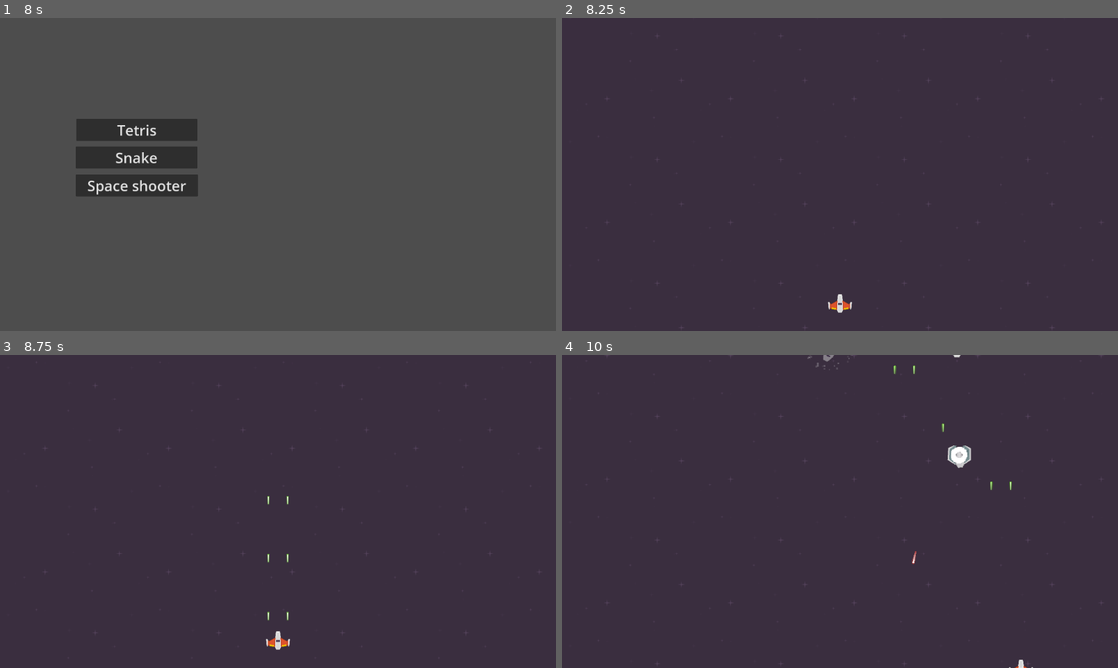
Above: before the commit, frames 1-4 (two rows, left to right).
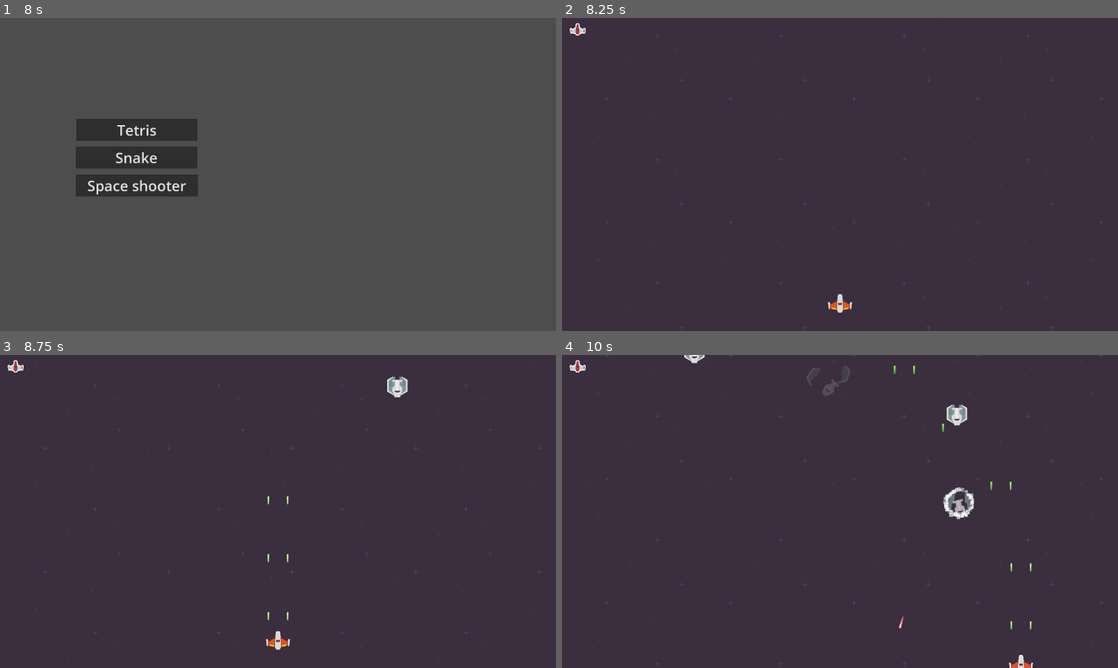
Above: after the commit, the same moments.

Repository: seriousdev-gh/godot_simple_games
Game: Godot game, scene res://scenes/game_selection.tscn
The game is run twice, just before and just after one commit, with the same random seed, the same clock (stepped at 60 frames per second) and the same inputs.
Inputs:
- Up to frame 1 (8 s): click "Tetris" at 0.5 s; click "Restart" at 1.25 s; click "Restart" at 2 s; click "Restart" at 2.75 s; click "Menu" at 3.5 s; click "Snake" at 4.25 s; click "Restart" at 5 s; click "Restart" at 5.75 s; click "Restart" at 6.5 s; click "Menu" at 7.25 s
- Up to frame 2 (8.25 s): click "Space shooter" at 8 s
- Up to frame 3 (8.75 s): no input
- Up to frame 4 (10 s): hold D (right) 8.78-9.53 s; tap Space (rotate) at 8.85, 9.6 s; hold Down (down) from 9.53 s (still down)

Frame 1 is identical in both runs. In frame 2, less than 0.1% of the frame differs, in the area x 1-5%, y 1-6%; in frame 3, 0.3%; in frame 4, 1.2%, in the area x 1-85%, y 0-100%.

Commit message:
introduce collision layers change player to characterbody2d

Diff:
--- a/games/space_shooter/enemy_1.gd
+++ b/games/space_shooter/enemy_1.gd
@@ -14,8 +14,12 @@
 
 func logic():
 	await get_tree().create_timer(1).timeout
+	if get_tree().get_current_scene().is_game_over:
+		return
+
 	var projectile = projectile_scene.instantiate()
 	var player = get_tree().get_current_scene().get_node("Player")
+
 	projectile.position = position
 	projectile.look_at(player.position)
 	get_tree().get_current_scene().add_child(projectile)
@@ -34,6 +38,5 @@
 
 
 func _on_enemy_area_entered(area):
-	print("Entered: " + area.name)
-	if area.name == 'PlayerProjectile':
+	if area.name == 'PlayerProjectile' || area.name == 'PlayerArea':
 		kill()
--- a/games/space_shooter/enemy_1.tscn
+++ b/games/space_shooter/enemy_1.tscn
@@ -7,7 +7,7 @@
 [ext_resource type="PackedScene" uid="uid://bxw41m6b8658i" path="res://games/space_shooter/enemy_laser_1.tscn" id="3_hc0k5"]
 [ext_resource type="PackedScene" uid="uid://b1jltndmr23o0" path="res://scenes/explosion.tscn" id="5_kkc2m"]
 
-[node name="Node2D" type="Node2D"]
+[node name="Enemy1" type="Node2D"]
 script = ExtResource("2_8k6oi")
 particles_scene = ExtResource("5_kkc2m")
 projectile_scene = ExtResource("3_hc0k5")
@@ -15,6 +15,8 @@
 [node name="Enemy" type="Area2D" parent="."]
 position = Vector2(0, 5)
 scale = Vector2(0.5, 0.5)
+collision_layer = 4
+collision_mask = 3
 
 [node name="CollisionPolygon2D" type="CollisionPolygon2D" parent="Enemy"]
 polygon = PackedVector2Array(42, -38, 42, 12, 10, 36, -10, 36, -42, 12, -42, -38)
--- a/games/space_shooter/enemy_laser_1.gd
+++ b/games/space_shooter/enemy_laser_1.gd
@@ -5,6 +5,5 @@
 func _process(delta):
 	translate(Vector2.from_angle(rotation) * speed * delta)
 
-func _on_area_2d_area_entered(area):
-	if area.name != "EnemyArea":
-		queue_free()
+func _on_enemy_projectile_area_entered(_area):
+	queue_free()
--- a/games/space_shooter/enemy_laser_1.tscn
+++ b/games/space_shooter/enemy_laser_1.tscn
@@ -18,7 +18,10 @@
 [node name="EnemyProjectile" type="Area2D" parent="LaserRed16"]
 position = Vector2(0, -6.5)
 scale = Vector2(0.5, 0.5)
+collision_layer = 8
 
 [node name="CollisionShape2D" type="CollisionShape2D" parent="LaserRed16/EnemyProjectile"]
 position = Vector2(0, 10)
 shape = SubResource("CapsuleShape2D_g2fpe")
+
+[connection signal="area_entered" from="LaserRed16/EnemyProjectile" to="." method="_on_enemy_projectile_area_entered"]
--- a/games/space_shooter/game.gd
+++ b/games/space_shooter/game.gd
@@ -1,7 +1,10 @@
 extends Node2D
 
 @export var enemy_scenes : Array[PackedScene]
-var levels : Array
+var is_game_over = false
+
+func seconds(secs):
+	await get_tree().create_timer(secs).timeout
 
 func _ready():
 	seed(123456)
@@ -13,18 +16,39 @@
 		var enemy = enemy_scenes[0].instantiate()
 		enemy.position = line_random_point($Spawners/Top)
 		add_child(enemy)
-		await get_tree().create_timer(0.5).timeout
-	await get_tree().create_timer(3).timeout
+		await seconds(0.5)
+	await seconds(3)
+	if is_game_over:
+		return
 
 	print("wave 2")
-	for i in 5:
+	for i in 10:
 		var enemy = enemy_scenes[0].instantiate()
 		enemy.position = line_random_point($Spawners/Top)
 		add_child(enemy)
-		await get_tree().create_timer(0.3).timeout
-	await get_tree().create_timer(3).timeout
+		await seconds(0.3)
+	await seconds(3)
+	if is_game_over:
+		return
 
 func line_random_point(line) -> Vector2:
 	var p1 = line.get_point_position(0)
 	var p2 = line.get_point_position(1)
 	return line.position + Vector2(randf_range(p1.x, p2.x),randf_range(p1.y, p2.y))
+
+
+func _on_player_game_over():
+	is_game_over = true
+	$Player.set_process(false)
+	$Background/AnimationPlayer.stop()
+
+# is there a better way to free subtree of nodes where `node` is located?
+func free_node_spawned_in_game(node):
+	var immediate_parent = node.get_parent()
+	while immediate_parent.get_parent().name != 'Game':
+		immediate_parent = immediate_parent.get_parent()
+	immediate_parent.queue_free()
+
+# destroy anything that leaves game area
+func _on_free_on_exit_zone_area_exited(area):
+	free_node_spawned_in_game(area)
--- a/games/space_shooter/game.tscn
+++ b/games/space_shooter/game.tscn
@@ -1,9 +1,28 @@
-[gd_scene load_steps=16 format=3 uid="uid://bjfcqwlc875vd"]
+[gd_scene load_steps=14 format=3 uid="uid://bjfcqwlc875vd"]
 
 [ext_resource type="PackedScene" uid="uid://n2q8ah2ddl06" path="res://games/space_shooter/player.tscn" id="1_2e4hq"]
 [ext_resource type="Script" path="res://games/space_shooter/game.gd" id="1_rbw86"]
 [ext_resource type="PackedScene" uid="uid://ccgesfkgw36wd" path="res://games/space_shooter/enemy_1.tscn" id="2_1be6a"]
 [ext_resource type="Texture2D" uid="uid://fv34cx08eivf" path="res://assets/background/darkPurple.png" id="3_34xym"]
+[ext_resource type="Texture2D" uid="uid://c1a6bmwaojung" path="res://assets/playerLife1_red.png" id="5_uv1ag"]
+
+[sub_resource type="RectangleShape2D" id="RectangleShape2D_6ttr0"]
+size = Vector2(1759, 1083)
+
+[sub_resource type="Animation" id="Animation_ivt6l"]
+length = 0.001
+tracks/0/type = "value"
+tracks/0/imported = false
+tracks/0/enabled = true
+tracks/0/path = NodePath("Polygon2D:texture_offset")
+tracks/0/interp = 1
+tracks/0/loop_wrap = true
+tracks/0/keys = {
+"times": PackedFloat32Array(0),
+"transitions": PackedFloat32Array(1),
+"update": 0,
+"values": [Vector2(0, 0)]
+}
 
 [sub_resource type="Animation" id="Animation_5uc25"]
 resource_name = "new_animation"
@@ -22,21 +41,6 @@
 "values": [Vector2(0, 0), Vector2(0, -256)]
 }
 
-[sub_resource type="Animation" id="Animation_ivt6l"]
-length = 0.001
-tracks/0/type = "value"
-tracks/0/imported = false
-tracks/0/enabled = true
-tracks/0/path = NodePath("Polygon2D:texture_offset")
-tracks/0/interp = 1
-tracks/0/loop_wrap = true
-tracks/0/keys = {
-"times": PackedFloat32Array(0),
-"transitions": PackedFloat32Array(1),
-"update": 0,
-"values": [Vector2(0, 0)]
-}
-
 [sub_resource type="AnimationLibrary" id="AnimationLibrary_1rsic"]
 _data = {
 "RESET": SubResource("Animation_ivt6l"),
@@ -44,31 +48,28 @@
 }
 
 [sub_resource type="RectangleShape2D" id="RectangleShape2D_3gjyp"]
-size = Vector2(21, 678)
+size = Vector2(72, 678)
 
 [sub_resource type="RectangleShape2D" id="RectangleShape2D_4p6ip"]
-size = Vector2(24, 684)
+size = Vector2(81, 684)
 
 [sub_resource type="RectangleShape2D" id="RectangleShape2D_x03u4"]
-size = Vector2(1181, 16)
+size = Vector2(1181, 53)
 
 [sub_resource type="RectangleShape2D" id="RectangleShape2D_cy65t"]
-size = Vector2(1177, 20)
-
-[sub_resource type="WorldBoundaryShape2D" id="WorldBoundaryShape2D_pg8gc"]
-normal = Vector2(0.999986, -0.00529093)
-
-[sub_resource type="WorldBoundaryShape2D" id="WorldBoundaryShape2D_th8r8"]
-normal = Vector2(-0.999957, 0.00930192)
-
-[sub_resource type="WorldBoundaryShape2D" id="WorldBoundaryShape2D_56evl"]
-normal = Vector2(0, 1)
-
-[sub_resource type="WorldBoundaryShape2D" id="WorldBoundaryShape2D_qgsuh"]
+size = Vector2(1177, 59)
 
 [node name="Game" type="Node2D"]
 script = ExtResource("1_rbw86")
 enemy_scenes = Array[PackedScene]([ExtResource("2_1be6a")])
+
+[node name="FreeOnExitZone" type="Area2D" parent="."]
+collision_layer = 0
+collision_mask = 255
+
+[node name="CollisionShape2D" type="CollisionShape2D" parent="FreeOnExitZone"]
+position = Vector2(-10.5, 5.5)
+shape = SubResource("RectangleShape2D_6ttr0")
 
 [node name="Background" type="Node2D" parent="."]
 
@@ -88,61 +89,49 @@
 [node name="Player" parent="." instance=ExtResource("1_2e4hq")]
 position = Vector2(0, 267)
 
-[node name="BoundaryLeft" type="Area2D" parent="."]
+[node name="BoundaryLeft" type="StaticBody2D" parent="."]
 position = Vector2(-579, 0)
+collision_layer = 16
 
 [node name="CollisionShape2D" type="CollisionShape2D" parent="BoundaryLeft"]
-position = Vector2(-11.5, 4)
+position = Vector2(-37, 4)
 shape = SubResource("RectangleShape2D_3gjyp")
 
-[node name="BoundaryRight" type="Area2D" parent="."]
+[node name="BoundaryRight" type="StaticBody2D" parent="."]
 position = Vector2(576, 2)
+collision_layer = 16
 
 [node name="CollisionShape2D" type="CollisionShape2D" parent="BoundaryRight"]
-position = Vector2(16, 3)
+position = Vector2(44.5, 3)
 shape = SubResource("RectangleShape2D_4p6ip")
 
-[node name="BoundaryUp" type="Area2D" parent="."]
+[node name="BoundaryUp" type="StaticBody2D" parent="."]
 position = Vector2(0, -329)
+collision_layer = 16
 
 [node name="CollisionShape2D" type="CollisionShape2D" parent="BoundaryUp"]
-position = Vector2(-0.5, -2)
+position = Vector2(0, -25.5)
 shape = SubResource("RectangleShape2D_x03u4")
 
-[node name="BoundaryDown" type="Area2D" parent="."]
+[node name="BoundaryDown" type="StaticBody2D" parent="."]
 position = Vector2(0, 326)
+collision_layer = 16
 
 [node name="CollisionShape2D" type="CollisionShape2D" parent="BoundaryDown"]
-position = Vector2(1, 10)
+position = Vector2(1, 29.5)
 shape = SubResource("RectangleShape2D_cy65t")
-
-[node name="KillzoneLeft" type="Area2D" parent="."]
-position = Vector2(-784, 0)
-
-[node name="CollisionShape2D" type="CollisionShape2D" parent="KillzoneLeft"]
-shape = SubResource("WorldBoundaryShape2D_pg8gc")
-
-[node name="KillzoneRight" type="Area2D" parent="."]
-position = Vector2(759, 2)
-
-[node name="CollisionShape2D" type="CollisionShape2D" parent="KillzoneRight"]
-shape = SubResource("WorldBoundaryShape2D_th8r8")
-
-[node name="KillzoneTop" type="Area2D" parent="."]
-position = Vector2(0, -626)
-
-[node name="CollisionShape2D" type="CollisionShape2D" parent="KillzoneTop"]
-position = Vector2(0, -58)
-shape = SubResource("WorldBoundaryShape2D_56evl")
-
-[node name="KillzoneBottom" type="Area2D" parent="."]
-position = Vector2(0, 627)
-
-[node name="CollisionShape2D" type="CollisionShape2D" parent="KillzoneBottom"]
-shape = SubResource("WorldBoundaryShape2D_qgsuh")
 
 [node name="Spawners" type="Node" parent="."]
 
 [node name="Top" type="Line2D" parent="Spawners"]
-position = Vector2(0, -585)
+position = Vector2(0, -444)
 points = PackedVector2Array(-484, 9, 499, 10)
+
+[node name="Health" type="Node2D" parent="."]
+
+[node name="PlayerLife1Red" type="Sprite2D" parent="Health"]
+position = Vector2(-543, -300)
+texture = ExtResource("5_uv1ag")
+
+[connection signal="area_exited" from="FreeOnExitZone" to="." method="_on_free_on_exit_zone_area_exited"]
+[connection signal="game_over" from="Player" to="." method="_on_player_game_over"]
--- a/games/space_shooter/player.gd
+++ b/games/space_shooter/player.gd
@@ -1,35 +1,36 @@
-extends Node2D
+extends CharacterBody2D
+
+signal game_over
 
 @export var speed = 500.0
 @export var projectile: PackedScene
+@export var health = 3
 
-const DIRECTIONS = {
-	'up': Vector2.UP,
-	'down': Vector2.DOWN,
-	'left': Vector2.LEFT,
-	'right': Vector2.RIGHT
-}
+func get_input():
+	velocity = Vector2.ZERO
+	if Input.is_action_pressed('right'):
+		velocity.x = 1
+	if Input.is_action_pressed('left'):
+		velocity.x = -1
+	if Input.is_action_pressed('up'):
+		velocity.y = -1
+	if Input.is_action_pressed('down'):
+		velocity.y = 1
 
-var direction_hit = {}
-
-func _process(delta_time):
-	moving(delta_time)
-
-func moving(delta_time):
-	var move_direction = Vector2.ZERO
-	for dir in DIRECTIONS:
-		if Input.is_action_pressed(dir) and not direction_hit.get(dir, false):
-			move_direction += DIRECTIONS[dir]
-
-	position += move_direction.normalized() * speed * delta_time
-
-func _on_area_2d_area_entered(area):
-	for dir in DIRECTIONS:
-		if area.name == 'Boundary' + dir.capitalize():
-			direction_hit[dir] = true
+	velocity = velocity.normalized() * speed
 
 
-func _on_area_2d_area_exited(area):
-	for dir in DIRECTIONS:
-		if area.name == 'Boundary' + dir.capitalize():
-			direction_hit[dir] = false
+func _physics_process(_delta):
+	get_input()
+	move_and_slide()
+
+func damage():
+	health -= 1
+	print("Took damage. Current health: " + str(health))
+	if health == 0:
+		game_over.emit()
+		queue_free()
+
+func _on_player_area_area_entered(area):
+	if area.name == 'EnemyProjectile' || area.name == 'Enemy':
+		damage()
--- a/games/space_shooter/player.tscn
+++ b/games/space_shooter/player.tscn
@@ -1,32 +1,39 @@
-[gd_scene load_steps=6 format=3 uid="uid://n2q8ah2ddl06"]
+[gd_scene load_steps=7 format=3 uid="uid://n2q8ah2ddl06"]
 
 [ext_resource type="Script" path="res://games/space_shooter/player.gd" id="1_2gumi"]
 [ext_resource type="Texture2D" uid="uid://hvk1vskd1rt4" path="res://assets/playerShip1_orange.png" id="1_w3fkg"]
 [ext_resource type="PackedScene" uid="uid://dfri2x42g3k7a" path="res://games/space_shooter/gun.tscn" id="2_irpac"]
-[ext_resource type="PackedScene" uid="uid://2gqu65qf482u" path="res://games/space_shooter/laser_1.tscn" id="3_vw1lx"]
+[ext_resource type="PackedScene" uid="uid://2gqu65qf482u" path="res://games/space_shooter/player_laser_1.tscn" id="3_vw1lx"]
 
-[sub_resource type="CircleShape2D" id="CircleShape2D_c4exq"]
-radius = 32.9848
+[sub_resource type="RectangleShape2D" id="RectangleShape2D_nc6t3"]
+size = Vector2(36, 20)
 
-[node name="Player" type="Node2D"]
-scale = Vector2(0.5, 0.5)
+[sub_resource type="CircleShape2D" id="CircleShape2D_n0e0p"]
+radius = 18.0278
+
+[node name="CharacterBody2D" type="CharacterBody2D"]
+collision_mask = 28
 script = ExtResource("1_2gumi")
 
+[node name="CollisionShape2D" type="CollisionShape2D" parent="."]
+shape = SubResource("RectangleShape2D_nc6t3")
+
 [node name="Gun" parent="." instance=ExtResource("2_irpac")]
-position = Vector2(-40, 0)
+position = Vector2(-20, 0)
 projectile_scene = ExtResource("3_vw1lx")
 
 [node name="Gun2" parent="." instance=ExtResource("2_irpac")]
-position = Vector2(40, 0)
+position = Vector2(20, 0)
 projectile_scene = ExtResource("3_vw1lx")
 
 [node name="PlayerShip1Orange" type="Sprite2D" parent="."]
+scale = Vector2(0.5, 0.5)
 texture = ExtResource("1_w3fkg")
 
 [node name="PlayerArea" type="Area2D" parent="."]
+collision_mask = 12
 
 [node name="CollisionShape2D" type="CollisionShape2D" parent="PlayerArea"]
-shape = SubResource("CircleShape2D_c4exq")
+shape = SubResource("CircleShape2D_n0e0p")
 
-[connection signal="area_entered" from="PlayerArea" to="." method="_on_area_2d_area_entered"]
-[connection signal="area_exited" from="PlayerArea" to="." method="_on_area_2d_area_exited"]
+[connection signal="area_entered" from="PlayerArea" to="." method="_on_player_area_area_entered"]
--- a/games/space_shooter/laser_1.gd
+++ b/games/space_shooter/player_laser_1.gd
@@ -5,6 +5,5 @@
 func _process(delta):
 	position.y -= speed * delta
 
-func _on_area_2d_area_entered(area):
-	if area.name != "PlayerArea":
-		queue_free()
+func _on_area_2d_area_entered(_area):
+	queue_free()
--- a/games/space_shooter/laser_1.tscn
+++ b/games/space_shooter/player_laser_1.tscn
@@ -1,18 +1,20 @@
 [gd_scene load_steps=4 format=3 uid="uid://2gqu65qf482u"]
 
-[ext_resource type="Texture2D" uid="uid://ggkb4okarru7" path="res://assets/laserGreen13.png" id="1_n8g0k"]
-[ext_resource type="Script" path="res://games/space_shooter/laser_1.gd" id="2_8m6tj"]
+[ext_resource type="Texture2D" uid="uid://ggkb4okarru7" path="res://assets/laserGreen13.png" id="1_tifo7"]
+[ext_resource type="Script" path="res://games/space_shooter/player_laser_1.gd" id="2_uvwua"]
 
 [sub_resource type="CapsuleShape2D" id="CapsuleShape2D_g2fpe"]
 radius = 4.0
 
 [node name="Laser1" type="Sprite2D"]
 scale = Vector2(0.5, 0.5)
-texture = ExtResource("1_n8g0k")
-script = ExtResource("2_8m6tj")
+texture = ExtResource("1_tifo7")
+script = ExtResource("2_uvwua")
 
 [node name="PlayerProjectile" type="Area2D" parent="."]
 position = Vector2(0, -13)
+collision_layer = 2
+collision_mask = 4
 
 [node name="CollisionShape2D" type="CollisionShape2D" parent="PlayerProjectile"]
 position = Vector2(0, 10)
--- a/scenes/explosion.tscn
+++ b/scenes/explosion.tscn
@@ -8,7 +8,6 @@
 colors = PackedColorArray(1, 1, 1, 1, 1, 1, 1, 0)
 
 [node name="Explosion" type="CPUParticles2D"]
-emitting = false
 amount = 100
 lifetime = 1.5
 one_shot = true
@@ -25,4 +24,5 @@
 scale_amount_curve = SubResource("Curve_grxal")
 color_ramp = SubResource("Gradient_n42rl")
 
+[connection signal="finished" from="." to="." method="queue_free"]
 [connection signal="tree_entered" from="." to="." method="set_emitting" binds= [true]]
Binary file added: assets/playerLife1_red.png
Not shown, added: assets/playerLife1_red.png.import
Not shown, changed: README.md
